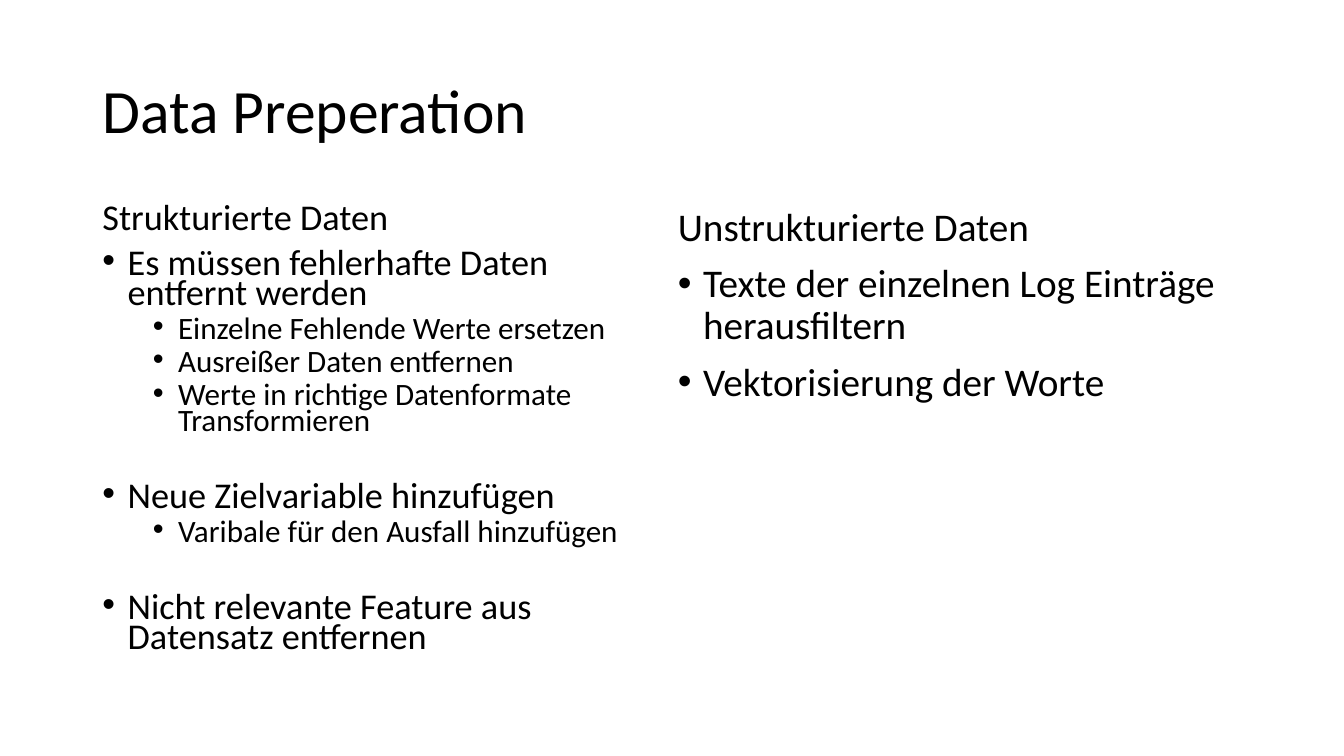
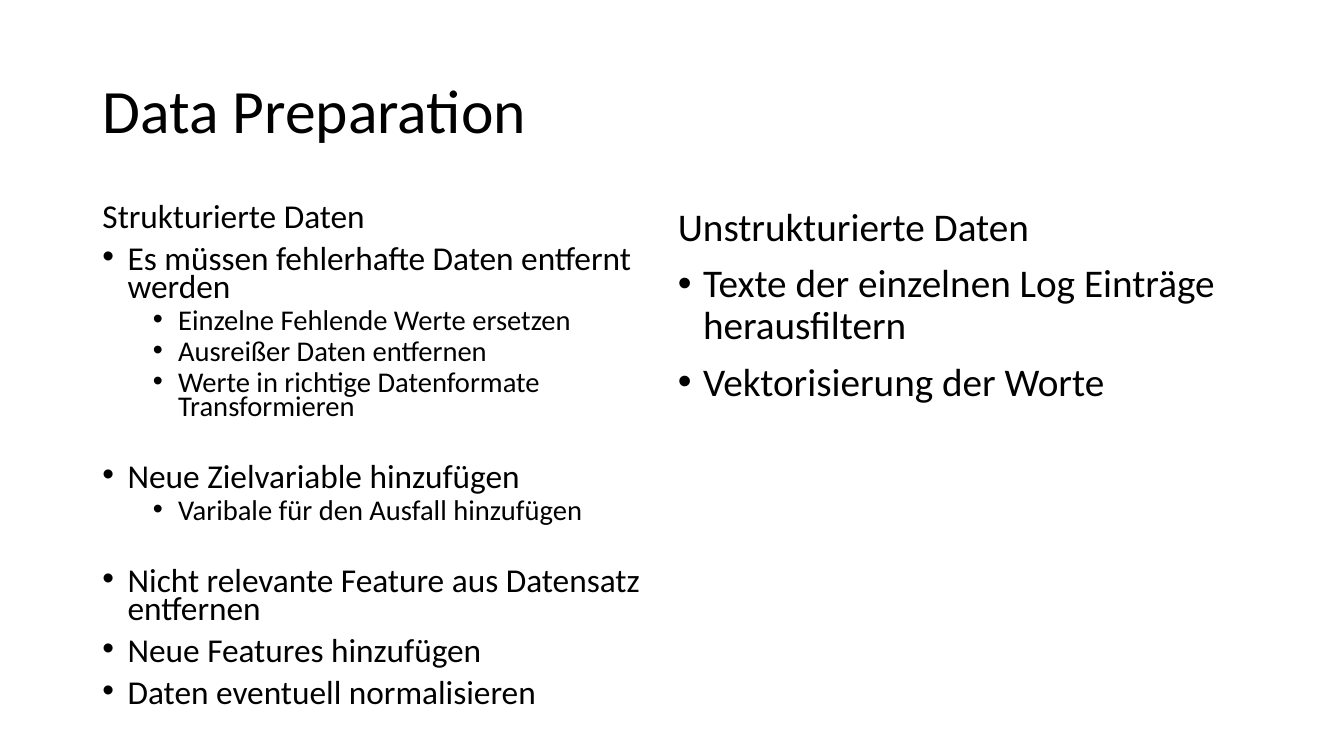
Before and after one commit to Flitschi7/big-data-management, a slide deck: slide 9 of Dokumentation HHZ Rocket Project.pptx. Drawn at 1344x756 pixels with LibreOffice and Linux fonts; fonts in the diff are those of the drawing. Boxes give left, top, right and bottom in pixels: in the first picture for what was removed or moved away, otherwise in the second. Text is boxed around its words. In the diff, an @@ line names an element or a change of style, - is before the commit and + after.

```diff
--- a/Dokumentation HHZ Rocket Project.pptx
+++ b/Dokumentation HHZ Rocket Project.pptx
@@ title at [102,90,526,143]: text changed @@
-Data Preperation
+Data Preparation
@@ text at [102,205,640,621]: size 25.9 to 23.8 pt in "Strukturierte Daten", "Es müssen fehlerhafte Daten entfernt werden", "Neue Zielvariable hinzufügen", "Nicht relevante Feature aus Datensatz entfernen"; size 22.2 to 20.4 pt in "Einzelne Fehlende Werte ersetzen", "Ausreißer Daten entfernen", "Werte in richtige Datenformate Transformieren", "Varibale für den Ausfall hinzufügen" @@
@@ text at [128,639,536,705]: paragraphs added @@
+• Neue Features hinzufügen
+• Daten eventuell normalisieren
```
Also in this commit, not shown: 3 other slides changed.
